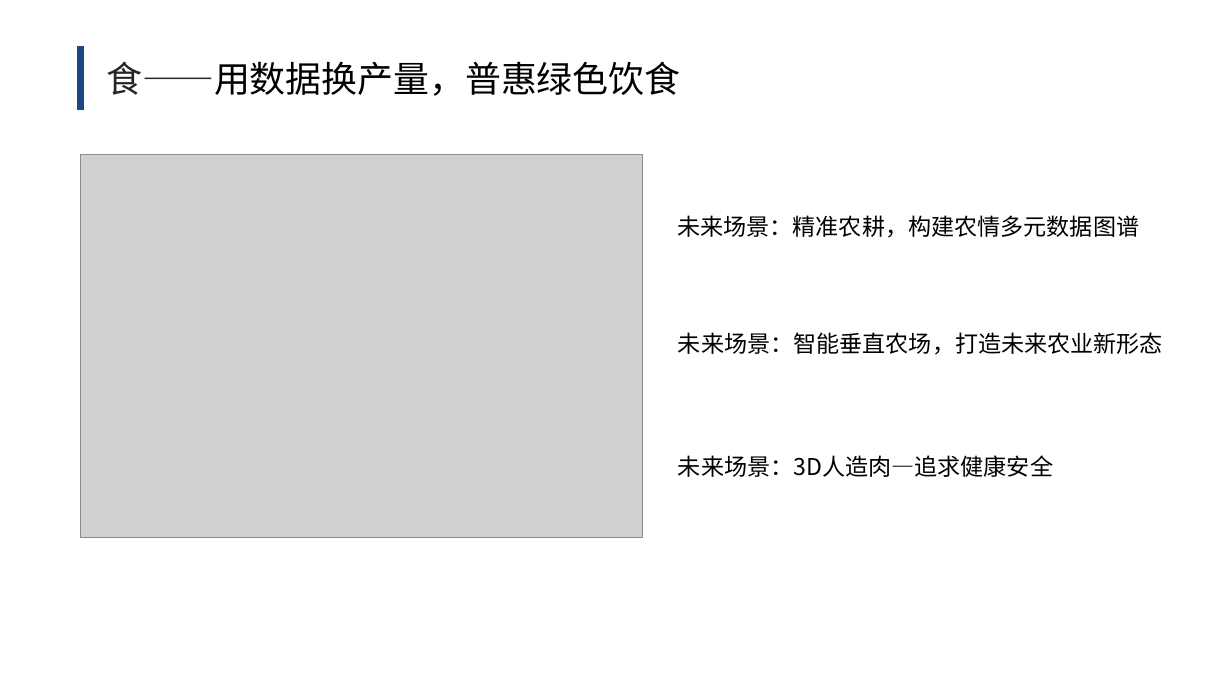
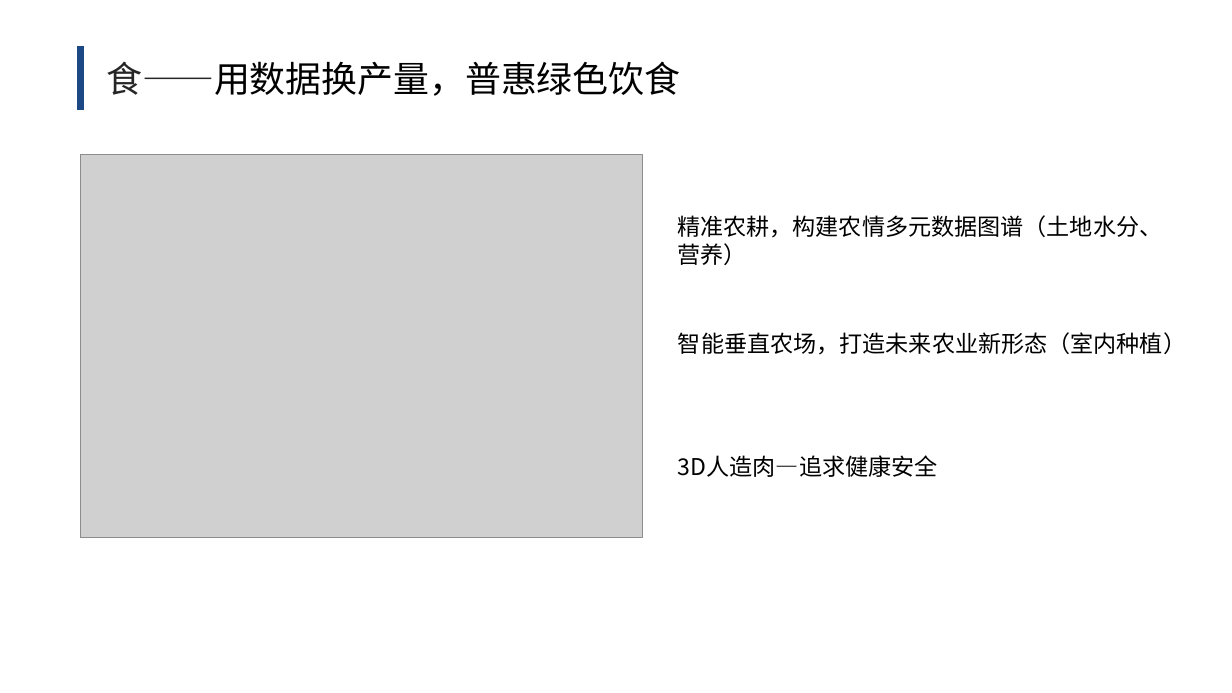
Before and after one commit to daxiongpro/articles, a slide deck: slide 4 of ppt/huawei2030.pptx. Drawn at 1232x693 pixels with LibreOffice and Linux fonts; fonts in the diff are those of the drawing; grey boxes stand for pictures. Boxes give left, top, right and bottom in pixels: in the first picture for what was removed or moved away, otherwise in the second. Text is boxed around its words. In the diff, an @@ line names an element or a change of style, - is before the commit and + after.

```diff
--- a/ppt/huawei2030.pptx
+++ b/ppt/huawei2030.pptx
@@ text at [677,215,1162,265]: text changed @@
-未来场景：精准农耕，构建农情多元数据图谱
+精准农耕，构建农情多元数据图谱（土地水分、营养）
@@ text at [678,332,1186,355]: text changed @@
-未来场景：智能垂直农场，打造未来农业新形态
+智能垂直农场，打造未来农业新形态（室内种植）
@@ text at [678,455,938,477]: text changed @@
-未来场景：3D人造肉—追求健康安全
+3D人造肉—追求健康安全
```
Also in this commit, not shown: 5 other slides changed.
